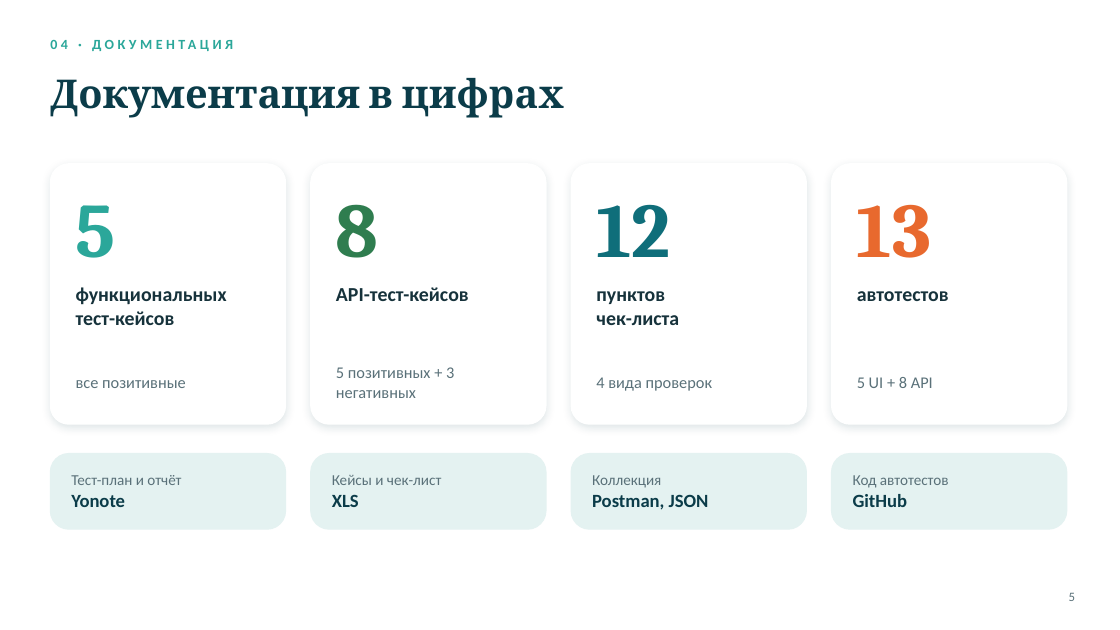
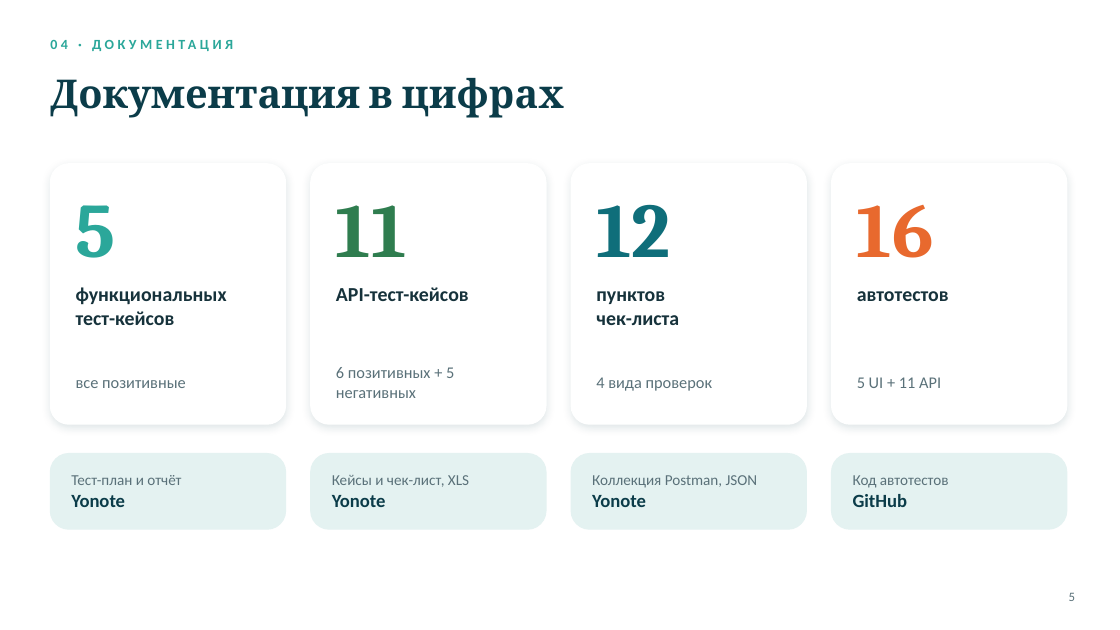
Before and after one commit to Gera-lang405/skypro-diploma-automation, a slide deck: slide 5 of diploma_presentation.pptx. Drawn at 1120x630 pixels with LibreOffice and Linux fonts; fonts in the diff are those of the drawing; background and template pictures are left out. Boxes give left, top, right and bottom in pixels: in the first picture for what was removed or moved away, otherwise in the second. Text is boxed around its words. In the diff, an @@ line names an element or a change of style, - is before the commit and + after.

Commit message:
Документы под API Читай-города: тест-кейсы, чек-лист, коллекция Postman, презентация

```diff
--- a/diploma_presentation.pptx
+++ b/diploma_presentation.pptx
@@ text at <box>336,205,407,257</box>: text changed @@
-8
+11
@@ text at <box>857,205,934,258</box>: text changed @@
-13
+16
@@ text at <box>336,367,454,398</box>: text changed @@
-5 позитивных + 3 негативных
+6 позитивных + 5 негативных
@@ text at <box>857,377,941,388</box>: text changed @@
-5 UI + 8 API
+5 UI + 11 API
@@ text at <box>332,475,469,507</box>: text changed @@
-Кейсы и чек-лист
-XLS
+Кейсы и чек-лист, XLS
+Yonote
@@ text at <box>592,475,758,507</box>: text changed; size 16 to 13 pt; text colour #0B3C49 to #5A7179; bold off @@
-Коллекция
-Postman, JSON
+Коллекция Postman, JSON
+Yonote
```
Also in this commit, not shown: 5 other slides changed, 4 slides added, 3 slides removed, 4 other files.
